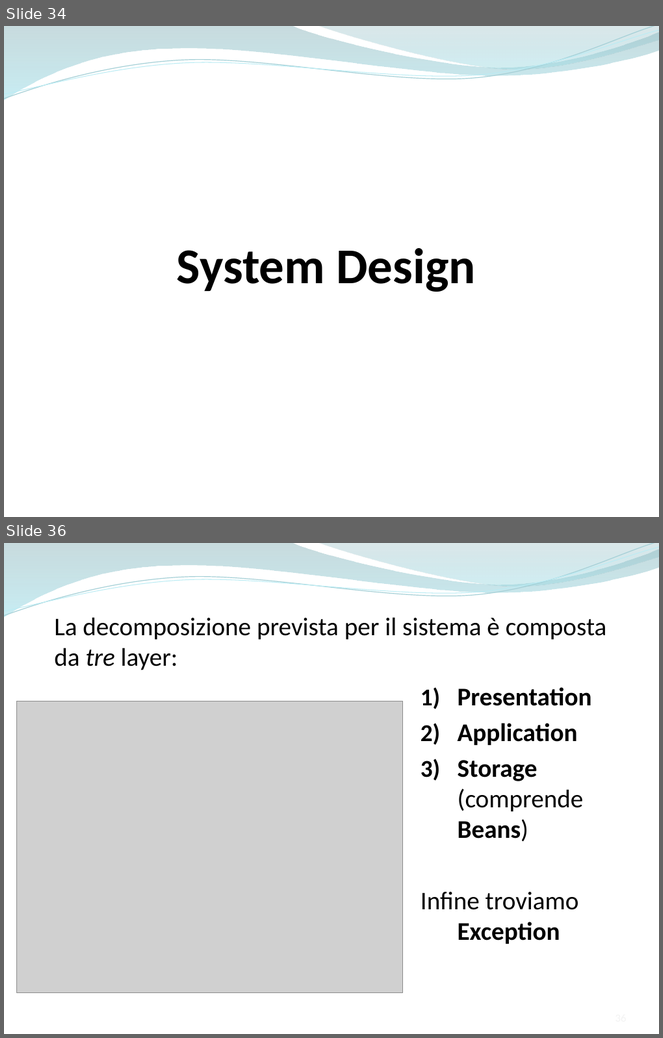
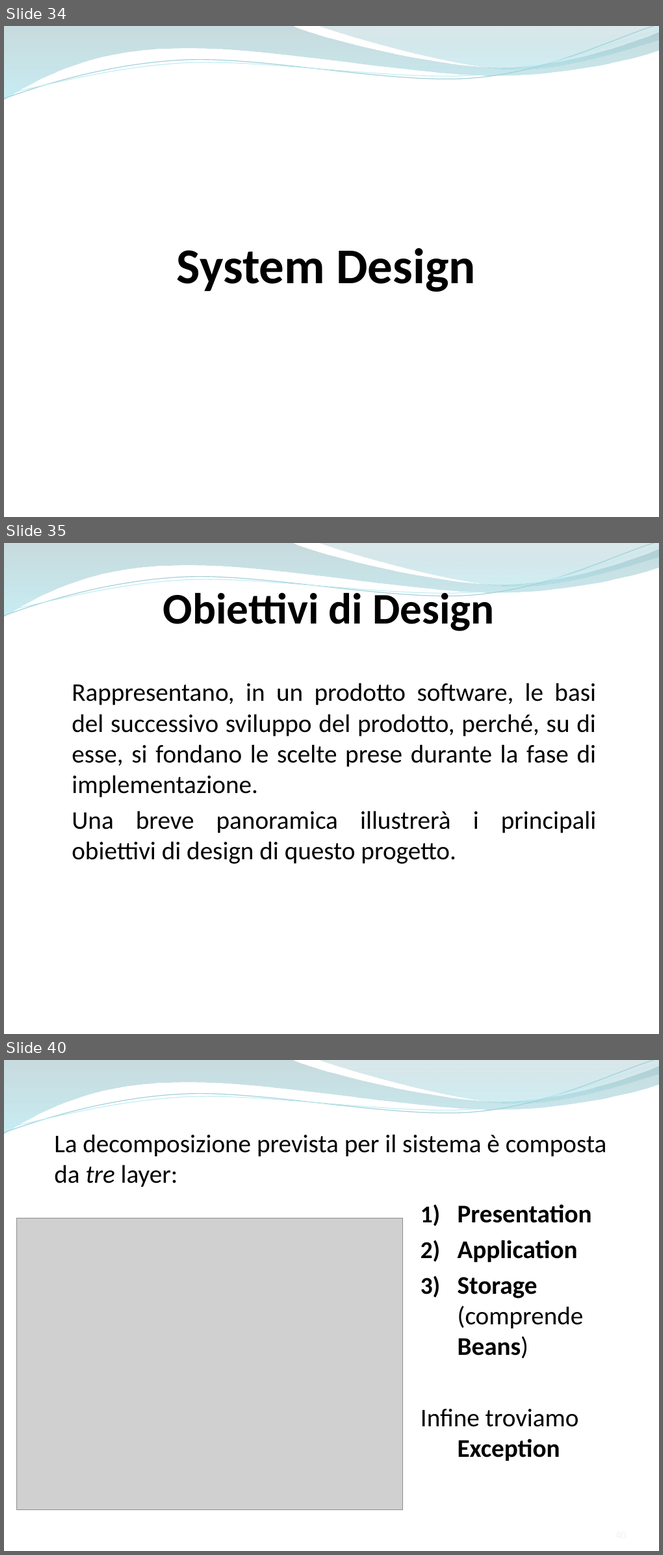
Before and after one commit to ammirate/at-silo, a slide deck: Presentazione/Atsilo2/Atsilo_M_PresentazioneFinale.pptx. Shown one above the other, each under a label of ours: slides 34 and 36 before the commit, slides 34, 35 and 40 after it; the slides between them are not shown. The pictures are 663x1038 and 663x1555 pixels, drawn with LibreOffice and Linux fonts; fonts in the diff are those of the drawing; grey boxes stand for pictures. Boxes give left, top, right and bottom in pixels: in the first picture for what was removed or moved away, otherwise in the second. Text is boxed around its words. In the diff, an @@ line names an element or a change of style, - is before the commit and + after.

```diff
--- a/Presentazione/Atsilo2/Atsilo_M_PresentazioneFinale.pptx
+++ b/Presentazione/Atsilo2/Atsilo_M_PresentazioneFinale.pptx
@@ slide 35 added at box(4, 543, 659, 1034), background #FFFFFF; not listed: 4 template elements that a slide beside it also shows @@
@@ text added at box(163, 588, 494, 631), 48 pt, text #000000, bold @@
+Obiettivi di Design
@@ text added at box(72, 683, 597, 864), 28 pt, text #000000 @@
+Rappresentano, in un prodotto software, le basi del successivo sviluppo del prodotto, perché, su di esse, si fondano le scelte prese durante la fase di implementazione.
+Una breve panoramica illustrerà i principali obiettivi di design di questo progetto.
@@ what was slide 36 is now slide 40 @@
```
Also in this commit, not shown: 4 slides changed, 10 other slides added.
